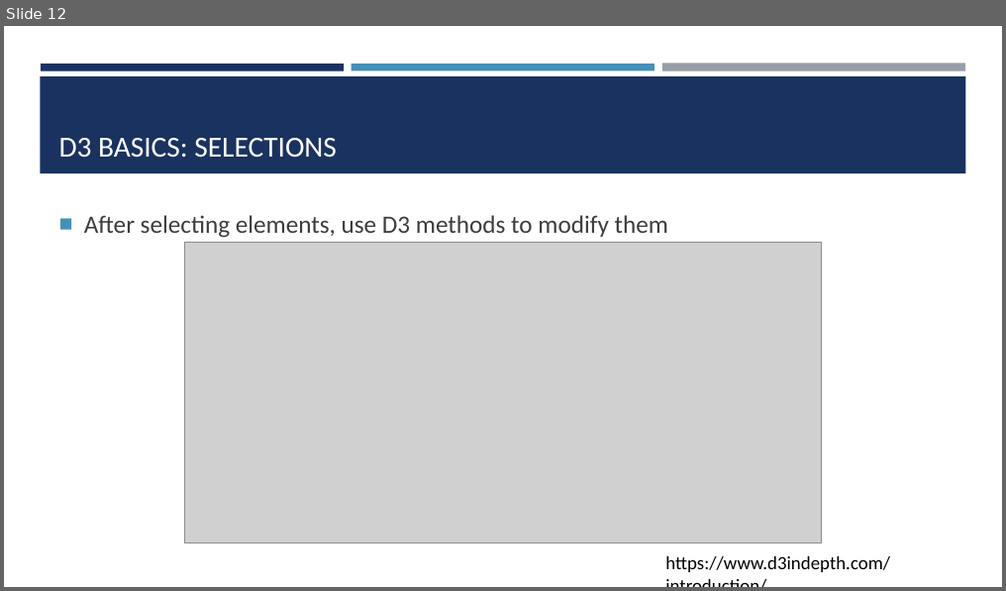
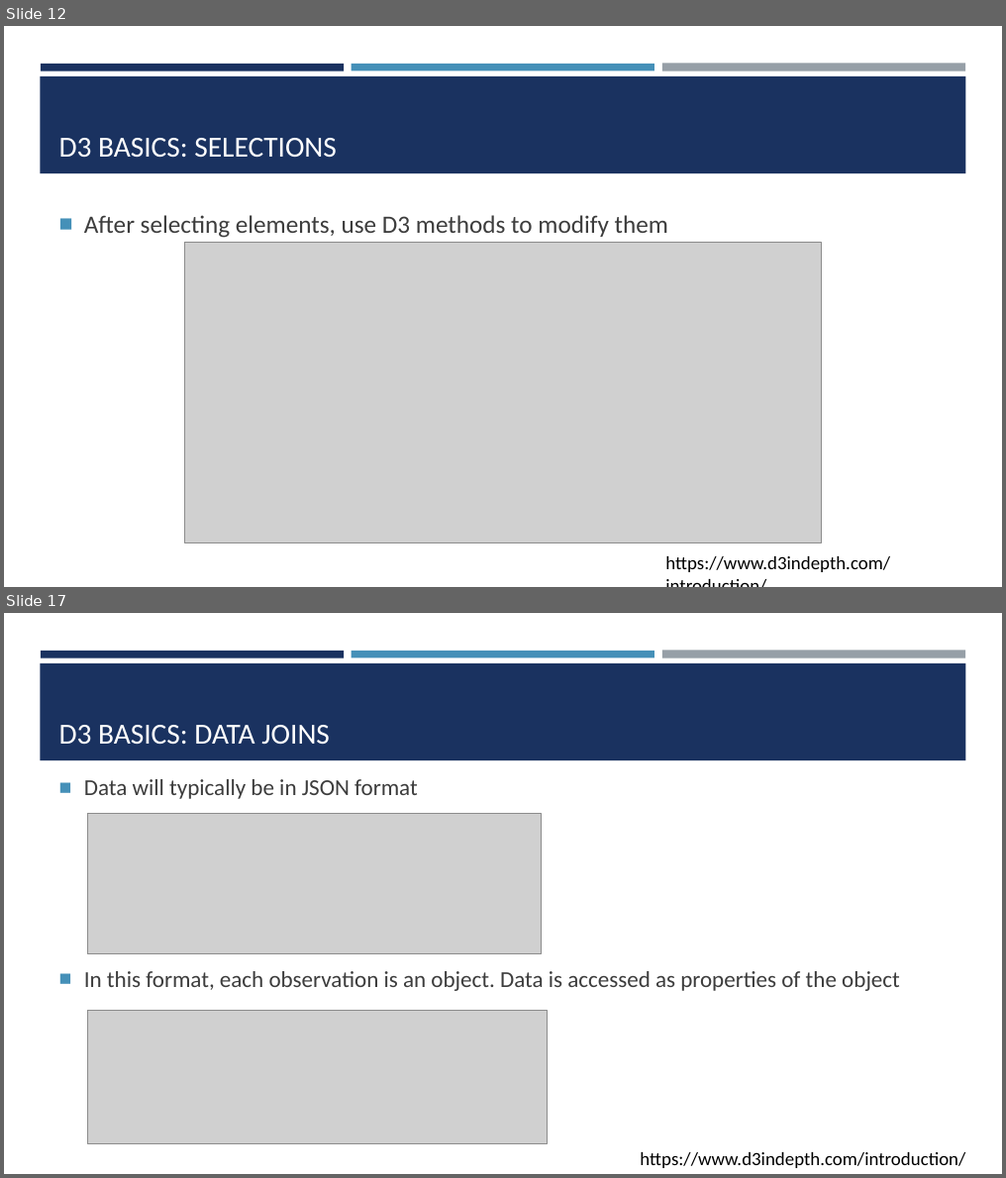
Before and after one commit to amosca01/SDS-CSC235, a slide deck: slides/06-d3.pptx. Shown one above the other, each under a label of ours: slide 12 before the commit, slides 12 and 17 after it; the slides between them are not shown. The pictures are 1006x591 and 1006x1178 pixels, drawn with LibreOffice and Linux fonts; fonts in the diff are those of the drawing; grey boxes stand for pictures. Boxes give left, top, right and bottom in pixels: in the first picture for what was removed or moved away, otherwise in the second. Text is boxed around its words. In the diff, an @@ line names an element or a change of style, - is before the commit and + after.

```diff
--- a/slides/06-d3.pptx
+++ b/slides/06-d3.pptx
@@ slide 17 added at (4,613,1002,1174), background #FFFFFF; not listed: 4 template elements that a slide beside it also shows @@
@@ title added at (59,725,330,744), 28 pt, text #FFFFFF @@
+D3 BASICS: DATA JOINS
@@ text added at (84,779,900,991), 22 pt, text #3D3D3D @@
+■ Data will typically be in JSON format
+■ In this format, each observation is an object. Data is accessed as properties of the object
@@ picture added at (87,814,541,955) @@
@@ picture added at (87,1011,547,1144) @@
@@ text added at (640,1153,965,1168), 18 pt, text #000000 @@
+https://www.d3indepth.com/introduction/
```
Also in this commit, not shown: 5 slides changed, 7 other slides added, 6 other files.
